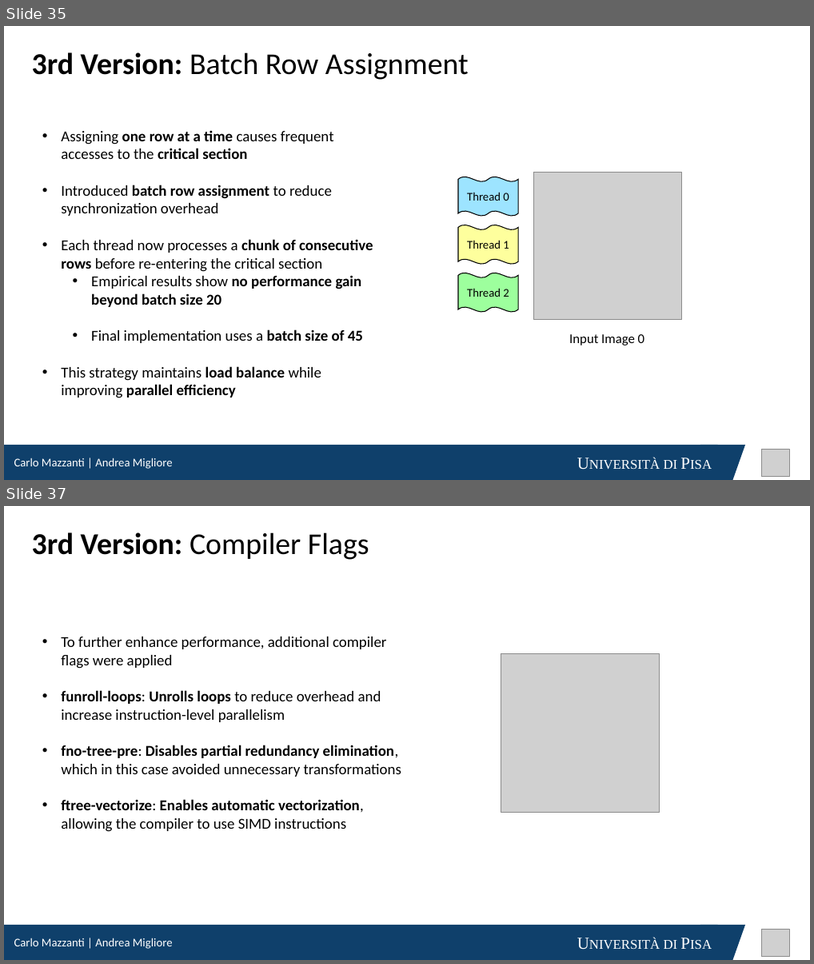
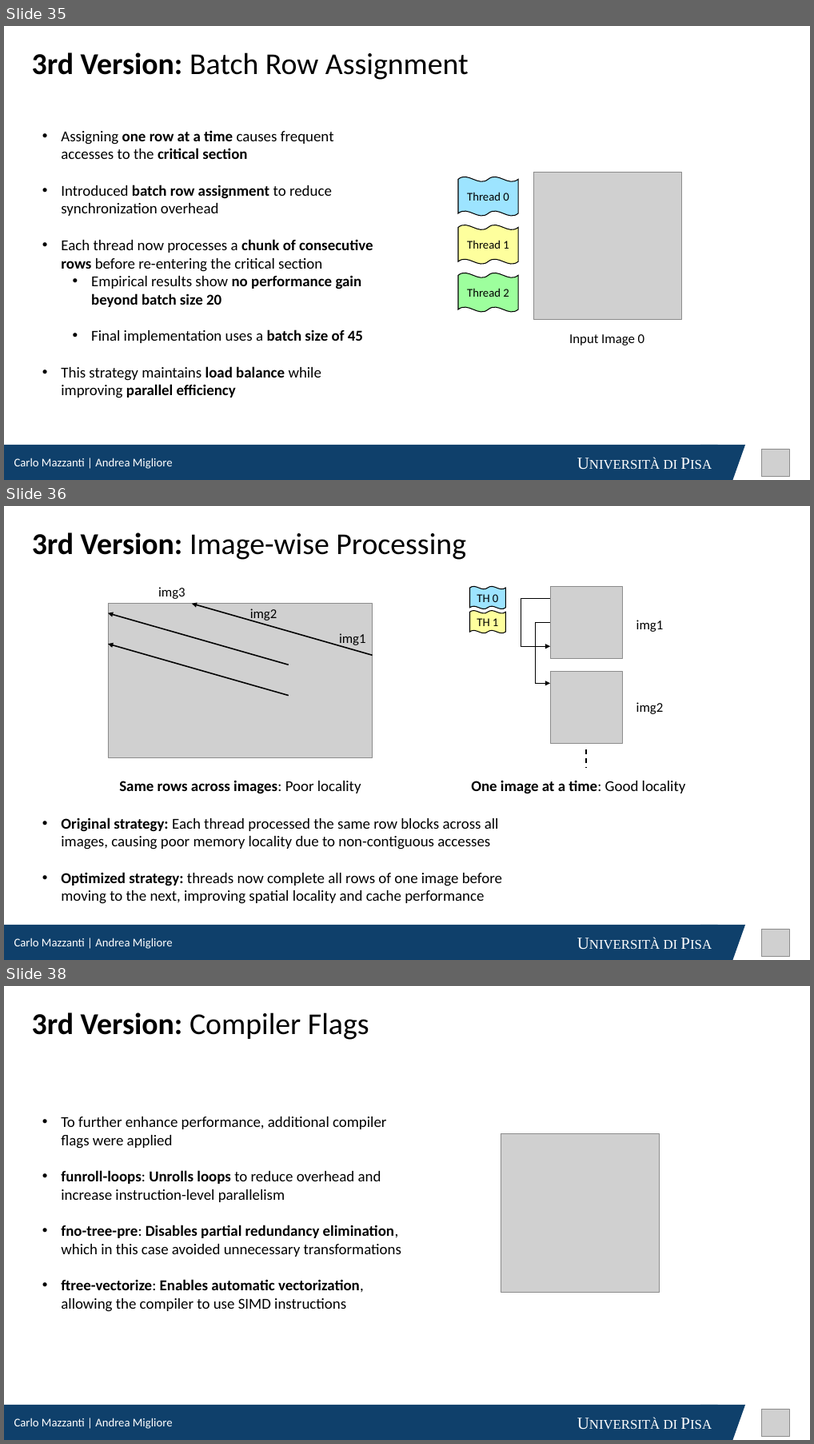
Before and after one commit to cmsilen/BidimensionalConvolution, a slide deck: BidimensionalConvolution_NEW.pptx. Shown one above the other, each under a label of ours: slides 35 and 37 before the commit, slides 35, 36 and 38 after it; the slides between them are not shown. The pictures are 814x964 and 814x1444 pixels, drawn with LibreOffice and Linux fonts; fonts in the diff are those of the drawing; grey boxes stand for pictures. Boxes give left, top, right and bottom in pixels: in the first picture for what was removed or moved away, otherwise in the second. Text is boxed around its words. In the diff, an @@ line names an element or a change of style, - is before the commit and + after.

```diff
--- a/BidimensionalConvolution_NEW.pptx
+++ b/BidimensionalConvolution_NEW.pptx
@@ slide 36 added at (4,506,810,960), background #FFFFFF @@
@@ text added at (32,532,466,560), 36 pt, text #000000 @@
+3rd Version: Image-wise Processing
@@ text added at (158,587,186,599), 16 pt, text #000000 @@
+img3
@@ double wave added at (470,587,506,609), fill #9DE4FF, outline #000000 1 pt, 14 pt, text #000000 @@
+TH 0
@@ elbow arrow added from (551, 598) to (550, 646), #000000 1 pt @@
@@ rectangle added at (551,587,623,610), fill #9DE4FF @@
@@ picture added at (551,587,623,659) @@
@@ text added at (250,608,278,621), 16 pt, text #000000 @@
+img2
@@ double wave added at (470,611,506,633), fill #FEFF9D, outline #000000 1 pt, 14 pt, text #000000 @@
+TH 1
@@ elbow arrow added from (551, 622) to (550, 684), #000000 1 pt @@
@@ rectangle added at (551,610,623,634), fill #FEFF9D @@
@@ text added at (637,620,664,632), 16 pt, text #000000 @@
+img1
@@ group added at (108,604,373,757): 4 arrows, 1 picture @@
@@ text added at (339,633,366,646), 16 pt, text #000000 @@
+img1
@@ rectangle added at (550,634,622,658), fill #9DE4FF @@
@@ rectangle added at (550,671,622,695), fill #FEFF9D @@
@@ picture added at (551,671,623,743) @@
@@ text added at (637,702,664,714), 16 pt, text #000000 @@
+img2
@@ line added from (586, 749) to (586, 768), #000000 1.5 pt dashed @@
@@ text added at (119,780,362,794), 18 pt, text #000000, bold @@
+Same rows across images: Poor locality
@@ text added at (471,780,686,794), 18 pt, text #000000, bold @@
+One image at a time: Good locality
@@ text added at (61,817,502,904), 18 pt, text #000000 @@
+• Original strategy: Each thread processed the same row blocks across all images, causing poor memory locality due to non-contiguous accesses
+• Optimized strategy: threads now complete all rows of one image before moving to the next, improving spatial locality and cache performance
@@ rectangle added at (4,924,718,960), fill #0F406B, 20 pt, text #FFFFFF, small capitals @@
+Università di Pisa
@@ text added at (14,937,173,948), 14 pt, text #FFFFFF @@
+Carlo Mazzanti | Andrea Migliore
@@ freeform shape added at (701,924,746,960), fill #0F406B @@
@@ picture added at (762,928,790,956) @@
@@ what was slide 37 is now slide 38 @@
```
Also in this commit, not shown: 1 slide changed.
